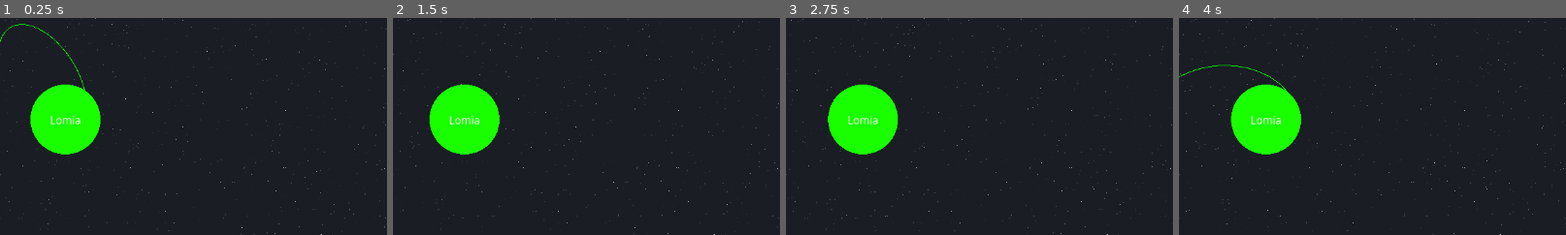
Above: before the commit, frames 1-4 (left to right).
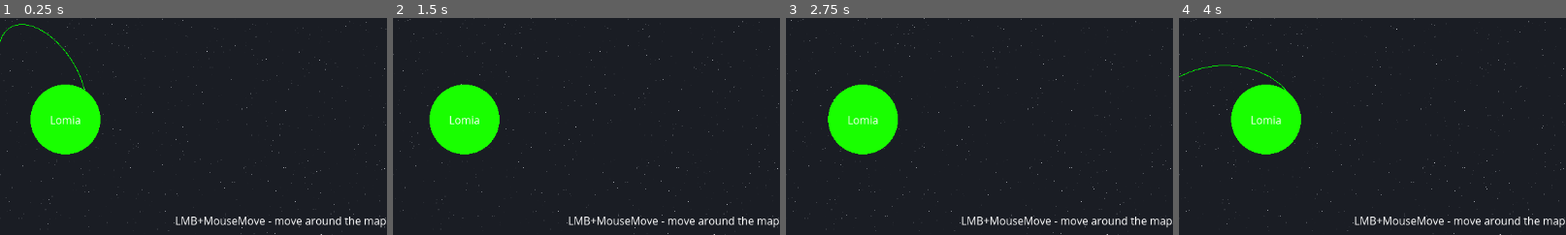
Above: after the commit, the same moments.

Repository: shaninalex/lineattractor
Game: Godot game, scene res://root.tscn
Same seed, same stepped clock (60 frames per second), same inputs: the game is played once before the commit and once after it.
Inputs (mouse positions are % of the whole screen's width and height, from its top left):
- Up to frame 1 (0.25 s): no input
- Up to frame 2 (1.5 s): click "move planets" at 0.5 s; click "move planets" at 1.25 s
- Up to frame 3 (2.75 s): click "move planets" at 2 s
- Up to frame 4 (4 s): move the mouse to (72, 45) at 2.77 s; click (72, 45) at 2.92 s; drag from (30, 55) to (45, 70) at 3.52 s
The pictures show only the part of the screen within x 50-100%, y 44-94%; the shares and areas given below are measured in that part.

The runs differ from the first frame. In frame 1, 1.0% of the frame differs, in the area x 45-100%, y 91-97%; in frame 2, 1.0%; in frame 3, 1.0%; in frame 4, 1.0%.

Commit message:
fix(zoom): mouse is the zoom focus

Diff:
--- a/core/scripts/camera.gd
+++ b/core/scripts/camera.gd
@@ -43,10 +43,8 @@
 func apply_zoom() -> void:
 	var mouse_pos := get_viewport().get_mouse_position()
 	var world_mouse_before := world.to_local(mouse_pos)
-
 	target_scale = Vector2.ONE * target_zoom
-
-	var world_mouse_after := world.to_local(mouse_pos)
+	var world_mouse_after := (mouse_pos - target_position) / target_scale
 	var offset := world_mouse_after - world_mouse_before
 	target_position += offset * target_scale
 
--- a/root.tscn
+++ b/root.tscn
@@ -50,8 +50,9 @@
 offset_top = -23.0
 grow_horizontal = 0
 grow_vertical = 0
-text = "esc - close program
-zoom - mouse wheel up/down"
+text = "LMB+MouseMove - move around the map
+esc 							- close program
+zoom 						- mouse wheel up/down"
 horizontal_alignment = 2
 
 [node name="Camera2D" type="Camera2D" parent="." node_paths=PackedStringArray("world")]
